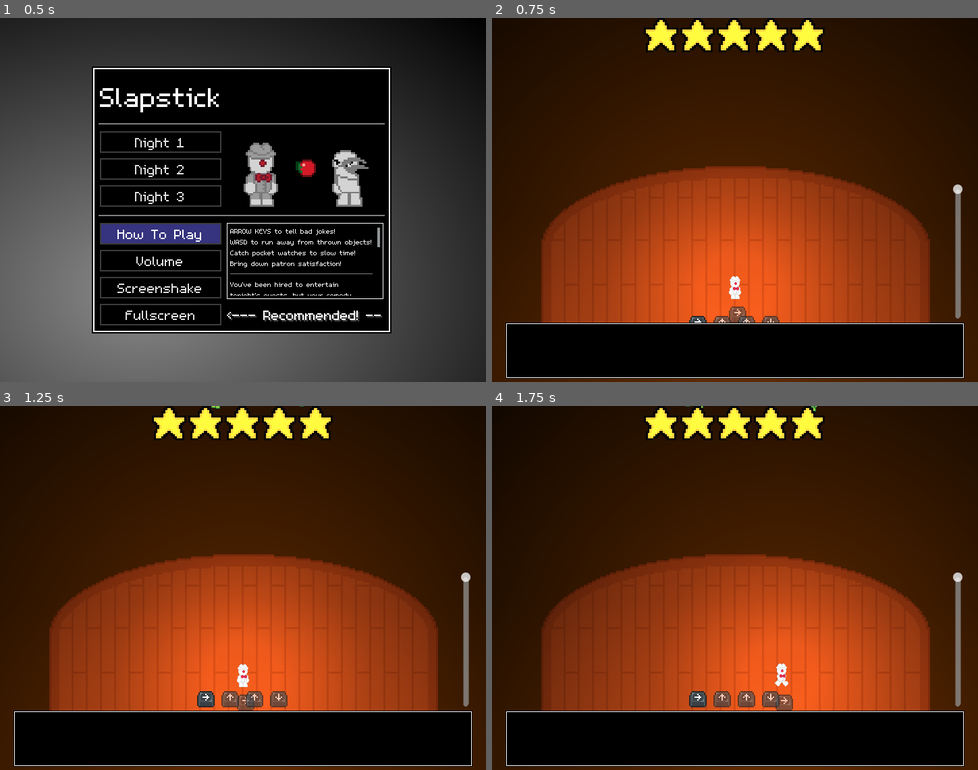
Above: before the commit, frames 1-4 (two rows, left to right).
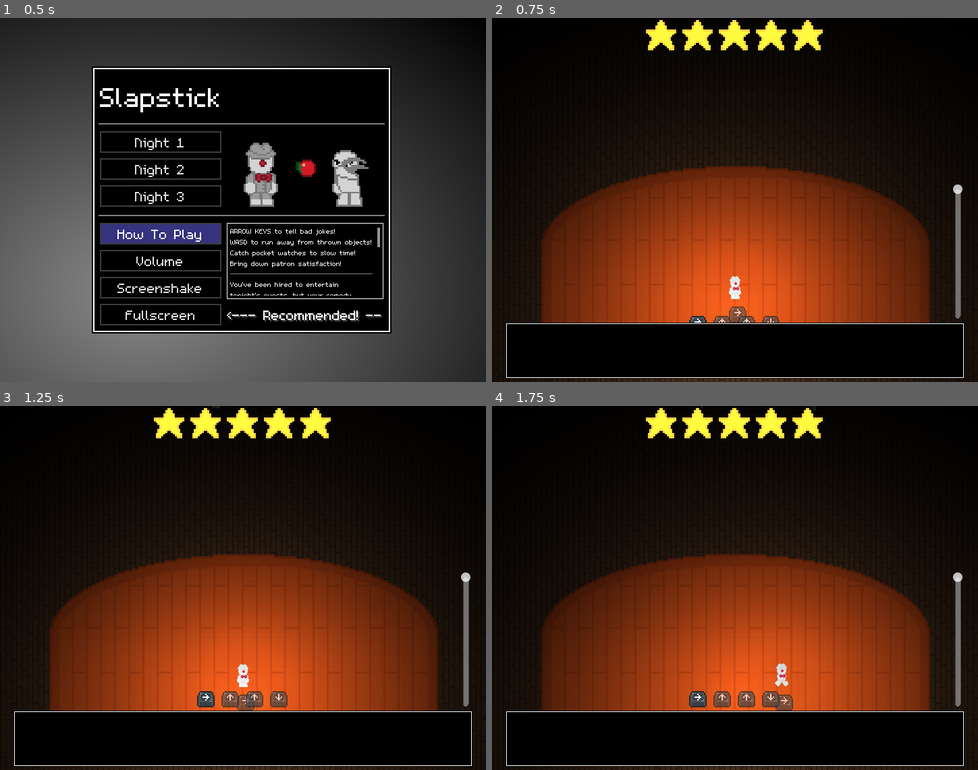
Above: after the commit, the same moments.

Repository: InRe-Dan/MiniJameGam34
Game: Godot game, scene res://menus/main_menu.tscn
Two runs of this game, one before a commit and one after it. Both use one fixed random seed, a clock stepped at 60 frames per second and the inputs below.
Inputs:
- Up to frame 1 (0.5 s): no input
- Up to frame 2 (0.75 s): click "Night 1" at 0.5 s
- Up to frame 3 (1.25 s): no input
- Up to frame 4 (1.75 s): tap Enter at 1.25 s; hold D (move_right) from 1.28 s (still down)

Frame 1 is identical in both runs. In frame 2, 73% of the frame differs, in the area x 0-100%, y 0-100%; in frame 3, 73%; in frame 4, 68%.

Commit message:
Visual Changes

Diff:
--- a/Jokes/joke_system.gd
+++ b/Jokes/joke_system.gd
@@ -36,7 +36,6 @@
 func make_player_say_punchline(joke : JokeResource) -> void:
 	Globals.jokes_told += 1
 
-	get_tree().get_first_node_in_group("player").say("...", 2.)
 	get_tree().create_timer(2.).timeout.connect(
 		func ():
 		get_tree().get_first_node_in_group("player").say(joke.punchline, 2.0)
--- a/Main/main.tscn
+++ b/Main/main.tscn
@@ -1,8 +1,9 @@
-[gd_scene load_steps=34 format=3 uid="uid://dw5auj6i3fjfj"]
+[gd_scene load_steps=35 format=3 uid="uid://dw5auj6i3fjfj"]
 
 [ext_resource type="Script" path="res://Main/main.gd" id="1_5t87c"]
 [ext_resource type="PackedScene" uid="uid://c757dhd4hepca" path="res://Player/player.tscn" id="1_bg8e3"]
 [ext_resource type="Texture2D" uid="uid://di2tdg70wmxu5" path="res://Assets/Pixel_art/Stage_192x80.png" id="2_sxipl"]
+[ext_resource type="Texture2D" uid="uid://dqgbnoabrtk6k" path="res://Assets/Pixel_art/woodtile.png" id="2_xtrs2"]
 [ext_resource type="Script" path="res://Hazard/hazard_manager.gd" id="3_lubpb"]
 [ext_resource type="Script" path="res://Jokes/joke_system.gd" id="3_wbmed"]
 [ext_resource type="Script" path="res://Main/audience_manager.gd" id="4_8158h"]
@@ -19,13 +20,6 @@
 [ext_resource type="AudioStream" uid="uid://biwebv3emdh5r" path="res://Assets/Audio/sfx/textscrollclown.ogg" id="16_bfagw"]
 [ext_resource type="Script" path="res://Main/camera.gd" id="20_1uaoi"]
 
-[sub_resource type="Gradient" id="Gradient_4vja1"]
-offsets = PackedFloat32Array(0)
-colors = PackedColorArray(0.17, 0.0765, 0, 1)
-
-[sub_resource type="GradientTexture2D" id="GradientTexture2D_syp3o"]
-gradient = SubResource("Gradient_4vja1")
-
 [sub_resource type="Gradient" id="Gradient_supxc"]
 offsets = PackedFloat32Array(0, 0.400631, 0.62776, 1)
 colors = PackedColorArray(0, 0, 0, 0, 0.201893, 0.201893, 0.201893, 0.201893, 0.125, 0.35625, 0.5, 0.152941, 0, 0.616667, 1, 0.392157)
@@ -78,6 +72,14 @@
 fill_to = Vector2(0.5, 0.5)
 metadata/_snap_enabled = true
 
+[sub_resource type="Gradient" id="Gradient_2mjdv"]
+colors = PackedColorArray(0, 0, 0, 0, 0, 0, 0, 1)
+
+[sub_resource type="GradientTexture2D" id="GradientTexture2D_px1jd"]
+gradient = SubResource("Gradient_2mjdv")
+fill = 1
+fill_from = Vector2(0.5, 0.8)
+
 [node name="Main" type="Node2D" node_paths=PackedStringArray("scene_center") groups=["main"]]
 texture_filter = 1
 script = ExtResource("1_5t87c")
@@ -87,11 +89,14 @@
 position = Vector2(359, 104)
 enabled = false
 
-[node name="Background" type="Sprite2D" parent="."]
+[node name="Background" type="TextureRect" parent="."]
+modulate = Color(0.7, 0.536667, 0.35, 1)
 z_index = -20
-position = Vector2(376, 283)
-scale = Vector2(12.75, 9.84375)
-texture = SubResource("GradientTexture2D_syp3o")
+offset_right = 360.0
+offset_bottom = 270.0
+scale = Vector2(2, 2)
+texture = ExtResource("2_xtrs2")
+stretch_mode = 1
 
 [node name="Stage" type="Sprite2D" parent="."]
 self_modulate = Color(0.46, 0.264117, 0.1242, 1)
@@ -343,6 +348,11 @@
 energy = 0.46
 texture = SubResource("GradientTexture2D_dyssu")
 
+[node name="Vignette" type="TextureRect" parent="."]
+offset_right = 720.0
+offset_bottom = 540.0
+texture = SubResource("GradientTexture2D_px1jd")
+
 [connection signal="satisfaction_changed" from="." to="HazardManager" method="_on_main_satisfaction_changed"]
 [connection signal="satisfaction_changed" from="." to="HazardManager/Audience" method="_on_main_satisfaction_changed"]
 [connection signal="got_hit" from="Player" to="." method="_on_player_got_hit"]
--- a/Player/player.tscn
+++ b/Player/player.tscn
@@ -53,7 +53,7 @@
 stream_2/stream = ExtResource("6_gccwl")
 
 [sub_resource type="Gradient" id="Gradient_71mxe"]
-offsets = PackedFloat32Array(0.0454545, 0.162338, 0.623377)
+offsets = PackedFloat32Array(0.0454545, 0.208202, 0.623377)
 colors = PackedColorArray(0.93, 0.93, 0.93, 1, 0.61, 0.61, 0.61, 1, 0.55, 0.55, 0.55, 0)
 
 [sub_resource type="GradientTexture2D" id="GradientTexture2D_8mafe"]
@@ -96,7 +96,7 @@
 [node name="PointLight2D" type="PointLight2D" parent="."]
 position = Vector2(2.86102e-06, 9.53674e-07)
 scale = Vector2(4, 4)
-energy = 2.52
+energy = 2.7
 texture = SubResource("GradientTexture2D_8mafe")
 texture_scale = 0.8
 
